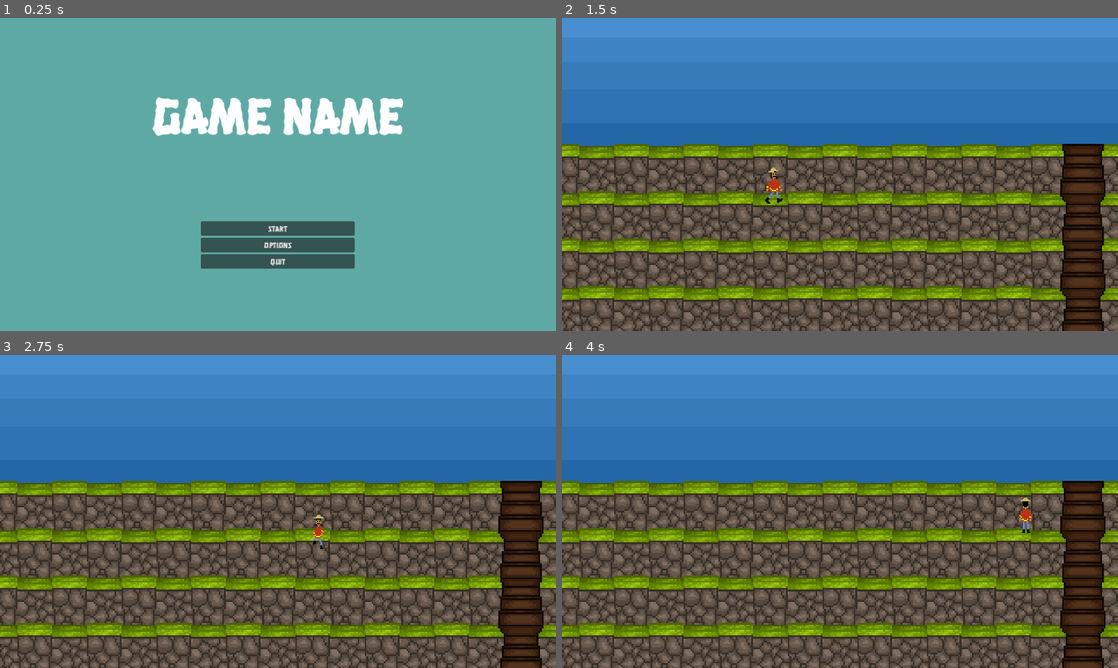
Above: before the commit, frames 1-4 (two rows, left to right).
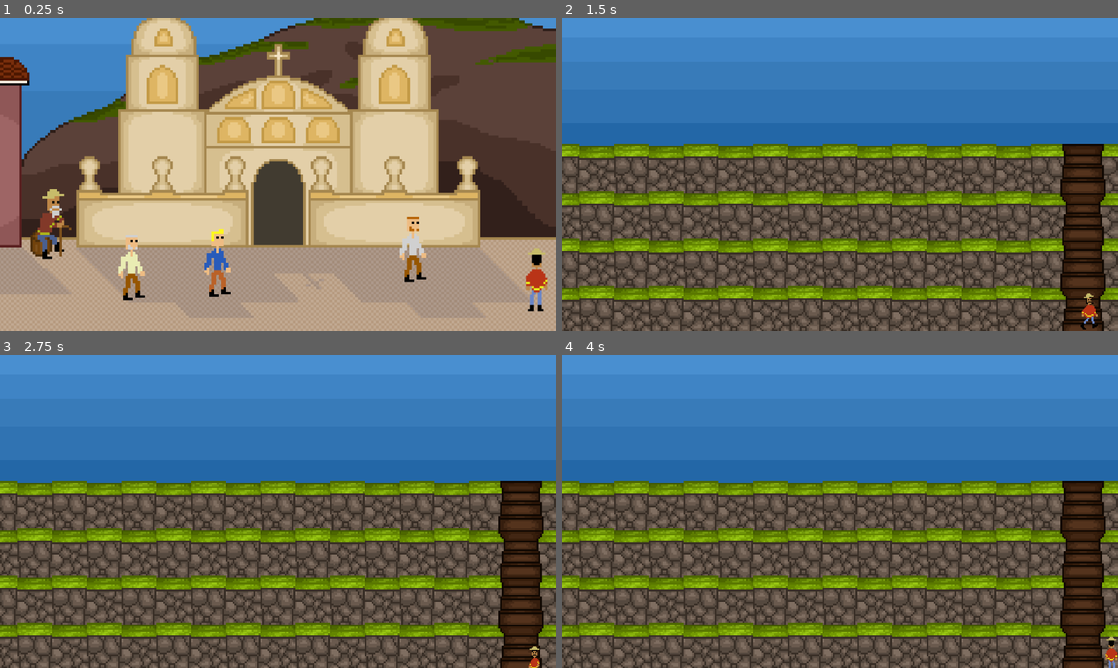
Above: after the commit, the same moments.

Repository: kprsandilya/c3-game
Game: Godot game, scene res://Village.tscn
Two runs of this game, one before a commit and one after it. Both use one fixed random seed, a clock stepped at 60 frames per second and the inputs below. Before the commit the project starts from res://Menu.tscn.
Inputs (mouse positions are in pixels of both pictures, inside the frame that each line leads up to):
- Up to frame 1 (0.25 s): no input
- Up to frame 2 (1.5 s): click (840, 227) at 0.5 s, where only the run before the commit has a clickable "START"; tap Enter at 1.25 s; hold Right (ui_right) from 1.28 s (still down); tap E (e) at 1.35 s
- Up to frame 3 (2.75 s): release Right (ui_right) at 2.03 s; hold Down (down) from 2.03 s (still down); tap E (e) at 2.1 s
- Up to frame 4 (4 s): release Down (down) at 2.78 s; hold Right (ui_right) 2.78-3.53 s; tap E (e) at 2.85, 3.6 s; hold Up (ui_up) from 3.53 s (still down)

The runs differ from the first frame. In frame 1, 100% of the frame differs, in the area x 0-100%, y 0-100%; in frame 2, 0.3%; in frame 3, 0.2%; in frame 4, 0.3%.

Commit message:
Moved player, looking into singleton scripts

Diff:
--- a/godot-game/Home Scene.tscn
+++ b/godot-game/Home Scene.tscn
@@ -718,7 +718,7 @@
 [node name="Node2D" type="Node2D"]
 
 [node name="player" type="CharacterBody2D" parent="."]
-position = Vector2(553, 235)
+position = Vector2(1273, 495)
 scale = Vector2(1.11486, 1.20929)
 script = ExtResource("1_lyjrp")
 metadata/_edit_group_ = true
--- a/godot-game/Village.tscn
+++ b/godot-game/Village.tscn
@@ -102,6 +102,20 @@
 [sub_resource type="StyleBoxTexture" id="StyleBoxTexture_ogls6"]
 texture = ExtResource("18_st7q8")
 
+[sub_resource type="GDScript" id="GDScript_3ins6"]
+script/source = "extends Button
+
+
+# Called when the node enters the scene tree for the first time.
+func _ready() -> void:
+	pass # Replace with function body.
+
+
+# Called every frame. 'delta' is the elapsed time since the previous frame.
+func _process(delta: float) -> void:
+	pass
+"
+
 [node name="Village" type="Node2D"]
 script = ExtResource("1_qen8r")
 
@@ -163,4 +177,25 @@
 grow_vertical = 2
 theme_override_styles/panel = SubResource("StyleBoxTexture_ogls6")
 
+[node name="Button" type="Button" parent="CanvasLayer/Control"]
+layout_mode = 0
+offset_left = 845.0
+offset_top = 575.0
+offset_right = 926.0
+offset_bottom = 604.0
+text = "NEXT"
+script = SubResource("GDScript_3ins6")
+
+[node name="RichTextLabel" type="RichTextLabel" parent="CanvasLayer/Control"]
+layout_mode = 0
+offset_left = 231.0
+offset_top = 495.0
+offset_right = 833.0
+offset_bottom = 592.0
+theme_override_colors/default_color = Color(0, 0, 0, 1)
+theme_override_font_sizes/normal_font_size = 24
+bbcode_enabled = true
+text = "[font_size=24]Hello![/font_size]"
+
 [connection signal="screen_exited" from="player2/VisibleOnScreenEnabler2D" to="." method="_on_visible_on_screen_enabler_2d_screen_exited"]
+[connection signal="pressed" from="CanvasLayer/Control/Button" to="player2" method="_on_button_pressed"]
--- a/godot-game/project.godot
+++ b/godot-game/project.godot
@@ -11,7 +11,7 @@
 [application]
 
 config/name="godot-game"
-run/main_scene="res://Menu.tscn"
+run/main_scene="res://Village.tscn"
 config/features=PackedStringArray("4.3", "Forward Plus")
 config/icon="res://icon.svg"
 
--- a/godot-game/village_player.gd
+++ b/godot-game/village_player.gd
@@ -3,6 +3,7 @@
 var screen_size
 signal hit
 
+var i = 0
 
 # Called when the node enters the scene tree for the first time.
 func _ready():
@@ -10,7 +11,7 @@
 	con.hide()
 	#hide()
 
-@onready var con = get_node("../CanvasLayer/Control")
+@onready var con = get_tree().get_root().find_child("Control", true, false)
 
 # Called every frame. 'delta' is the elapsed time since the previous frame.
 func _process(delta):
@@ -46,7 +47,6 @@
 		var name = collision.get_collider().name
 
 		if name == "Old Man":
-			var con = get_tree().get_root().find_child("Control", true, false)
 
 			if con:
 				con.visible = not con.visible
@@ -70,3 +70,20 @@
 
 func _on_visibility_screen_exited():
 	get_tree().change_scene_to_file("res://Village.tscn") # Replace with function body.
+
+
+func _on_button_pressed() -> void:
+	var file = FileAccess.open("res://temp.txt", FileAccess.READ)
+	var content = file.get_as_text().split('\n')
+
+	print(self)
+	var text = get_node("../CanvasLayer/Control/RichTextLabel")
+
+	if (i >= content.size()):
+		con.visible = false
+		set_process(true)
+		return
+
+
+	text.text = content[i]
+	i += 1
Not shown: 1 places in godot-game/Village.tscn that only renumber resources
Not shown, added: godot-game/temp.txt
